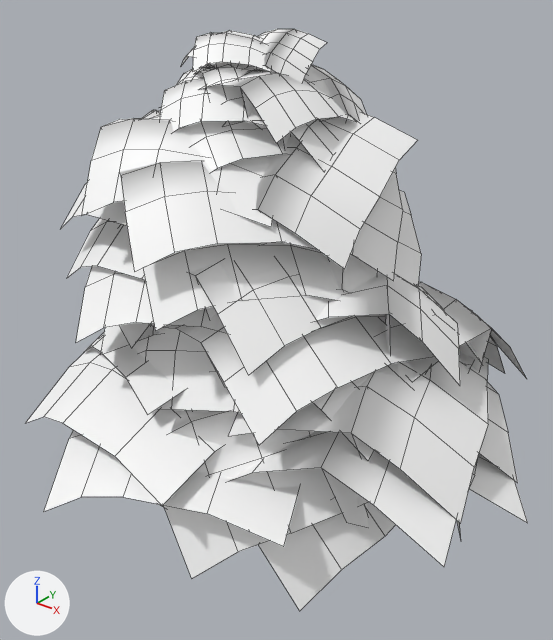
A saved change to the FBX model Assets/Models/Tree_03/Tree_03.fbx.
Rendered twice from a 50 mm lens placed at (5.35, -7.4, 8.42), pointed at (-0.62, 0.06, 3.8). Arrows for +X, +Y and +Z are at lower left; the lights stay in place. Mesh edges are drawn as thin lines. Where no turn or scale is listed for an object, it has been applied to the vertices.
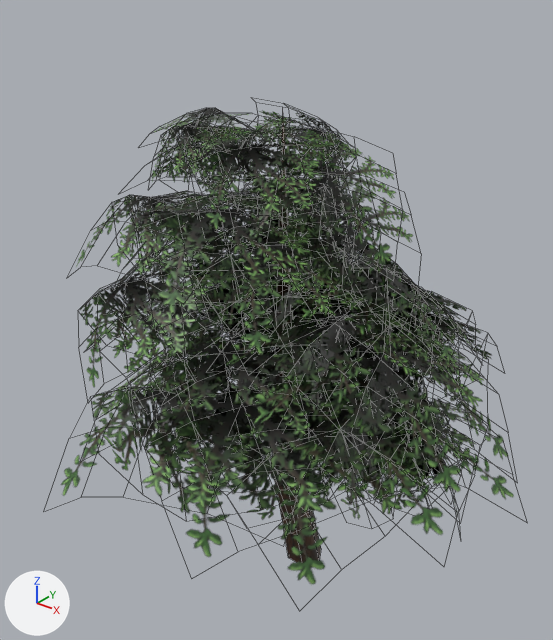
Boxes [x1, y1, x2, y2] around the edits, measured in the pictures (553 x 640 px; the box of a moved part takes in the faces that stretch with it):
'polySurface56', surface changed, reshaped (10% narrower, 17% shorter): before [26, 29, 528, 610]; after [61, 103, 514, 584]
part 1 of me_mesh, moved or reshaped (not visible before): after [240, 173, 369, 249]
part 2 of me_mesh, rebuilt: before [82, 113, 417, 269]; after [192, 118, 339, 230]
part 3 of me_mesh, rebuilt: before [76, 266, 223, 348]; after [80, 251, 248, 388]
part 4 of me_mesh, added: after [254, 103, 352, 190]
part 5 of me_mesh, deleted: before [26, 29, 366, 506]
part 6 of me_mesh, cut back: before [62, 79, 527, 445]; after [272, 117, 293, 466]

The edits, one by one:
Picture 'Tree_01_Diffuse2_Mid.tga' (img_tree_01_diffuse2_mid_tga) is new.
In material 'lambert3' (mat_lambert3), base_color is no longer (1.0, 1.0, 1.0), white #ffffff.
In material 'lambert3' (mat_lambert3), texture is now set to img_tree_01_diffuse2_mid_tga, with its transparency.
me_mesh is used by ob_polysurface56; location (0.0, 0.0, 0.0).
me_mesh had 2153 vertices, 1478 faces and spanned x -3.82..3.16, y -3.33..3.87, z 0.0..7.55.
me_mesh now has 1115 vertices, 754 faces and spans x -3.82..3.16, y -3.33..3.27, z 0.0..6.71.
me_mesh part 1: the loose piece of 30 vertices spanning x -3.18..-0.3, y -0.58..2.33, z 4.78..5.87 is multiplied about its middle by the matrix ((0.546, 0.837, 0.029), (-0.679, 0.423, 0.6), (0.49, -0.347, 0.8)), then moved by (0.46, 0.42, -0.44).
me_mesh part 2: the loose piece of 59 vertices spanning x -2.48..1.0, y -2.23..1.18, z 5.22..6.66 is rebuilt with 25 vertices and now spans x -1.47..0.75, y -1.45..0.62, z 5.41..6.54.
me_mesh part 3: the loose piece of 59 vertices spanning x -3.09..0.5, y -2.51..0.9, z 3.47..5.22 is rebuilt with 30 vertices and now spans x -2.64..0.41, y -2.51..-0.11, z 3.33..5.12.
me_mesh part 4: a new loose piece of 30 vertices spanning x -1.78..0.09, y 0.24..1.28, z 5.25..6.71, in mat_lambert3 (picture img_tree_01_diffuse2_mid_tga).
me_mesh part 5: 13 loose pieces with 553 vertices, spanning x -3.48..1.57, y -2.94..3.87, z 1.38..7.55, are deleted.
me_mesh part 6: 453 vertices removed from x -3.29..2.2, y -2.43..2.91, z 2.0..7.26; 1 vertex added at x -0.83, y 0.45, z 6.61.
